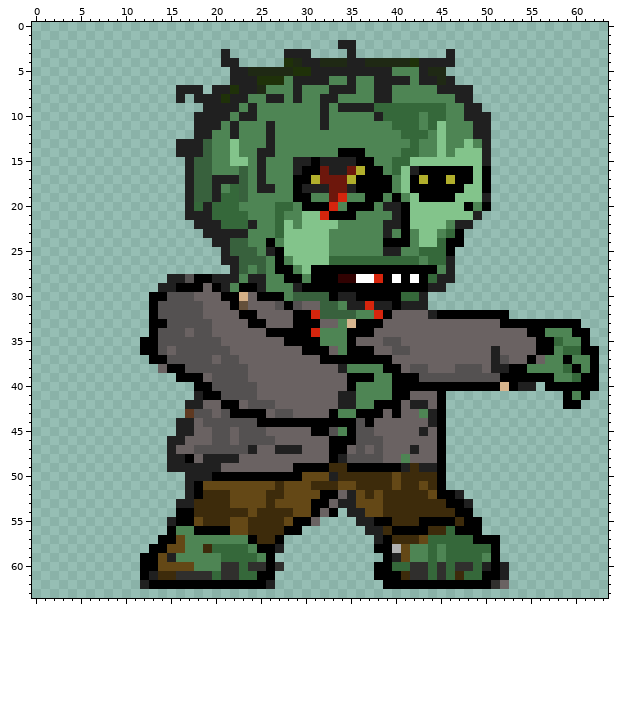
One commit to this pixel-art sprite: agam/assets/zb1-1.png. The first picture shows the starting point.
The file is 64x64 pixels.
Now the later version:
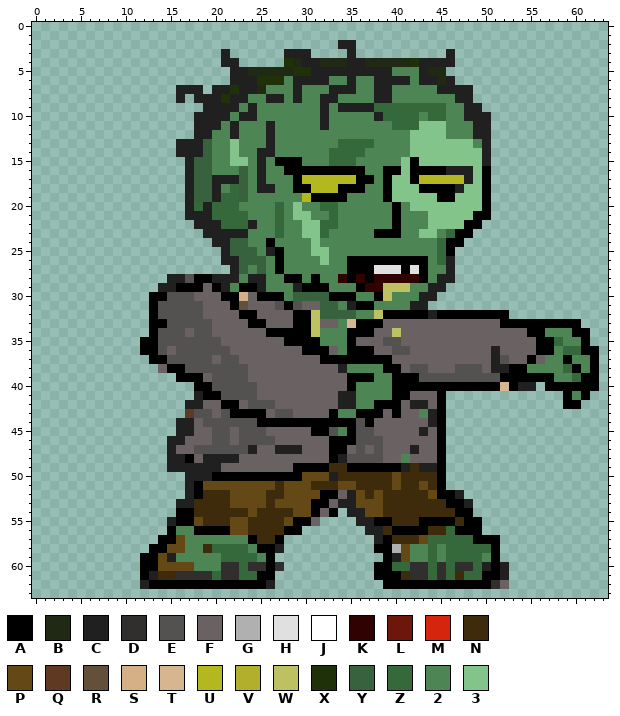
Palette (. is transparent): A #000000  B #1f2914  C #202020  D #302f2d  E #545151  F #6a6262  G #b0b0b0  H #e0e0e0  J #ffffff  K #310202  L #6d170c  M #d6250d  N #3d2b0b  P #644816  Q #5f3921  R #64503a  S #d5b087  T #d7b58e  U #b3b81f  V #b1af2c  W #bec162  X #1f3109  Y #38613d  Z #35683a  2 #4e8554  3 #83c48b
The exact change:
@@ x 25..52 @@
 10 2222222C22222CZZZZ2ZZ22CCC..
-11 2C22222C2222222ZZZ2Z3222CC..
-12 2C22222222222222ZZZ23222CC..
-13 2C222222222222222Z2232232C..
-14 CC2222222AAA2222ZZ2232333C..
-15 C222CCACCCCAA22ZZ33333333C..
-16 C222CAALCCLVAA2Z3CAAAAAA3A..
-17 C222AAVLLLVAAAA23AVAAVAA3A..
-18 CC22ACCCLLCAAAA23AAAAAA33A..
-19 2222AA22LM22AA2A23AAAA333C..
-20 22ZZ2AAAM2AAA2CCA333333A2A..
-21 22Z2233MAAA2222CA3333333C...
-22 22Z32333322222CCA33332CC....
-23 22Z33333222222C2A2332ZA.....
-24 2A233333222222AAA233ZAA.....
-25 2CA33333222222CC22ZZZA......
-26 Y2A23333ZZZZZZZZZZ2ZZC......
-27 Y2AA23AAAAAAAAAAAAAA2C......
-28 C22AA2AAAKKJJMAJAJAZCC......
-29 C222CAAAAAAAAAAAAAACC.......
-30 AAA2YYYYACCAAAAAZZC.........
-31 FFEAEFFYY2CCMCCACCC.........
-32 FFFFAAMYYYY22MAFFFFCAAAAAAAA
-33 AFFFAAAFF2TAAAFFFFFFFFFFFFFA
-34 FAAAAAM222AAAFFFFFFFFFFFFFFF
+11 2C22222C2222222ZZZ333222CC..
+12 2C2222222222222223333222CC..
+13 2C2222222ZZZZ222233333332C..
+14 CC222222ZZZZ2222233333333C..
+15 C2AAA222ZZZ222223A3333333C..
+16 C22AAAAAAAAA22AA3AAAACCC3A..
+17 C222AUUUUUUAA2A33AUUUUUC3A..
+18 CC22AAUUUAAA22A333AAAAC33A..
+19 22222UAAAA2222A33333AA333A..
+20 22Z2322ZZ222222A233333333A..
+21 22Z23322Z222222A22233333AA..
+22 22Z2233ZZ222222A2223333AA...
+23 22Z2233Z22222AAA22332ZAA....
+24 2A222232222222222222ZAA.....
+25 2CA22233222222222222ZA......
+26 Y2A2222322AAAAAAAAA2ZC......
+27 Y2A2222222AAAHHHAHA22C......
+28 C22AA2A22KAKAKKKKKA2CC......
+29 C222CAAA222AKKWWW22CC.......
+30 AAA2YYYYAAA22AW222CC........
+31 FFEAEFFYY2CAA2222CC.........
+32 FFFFAAWYYYY22WAAAAACAAAAAAAA
+33 AFFFAAWFF2TAAAFFFFFFFFFFFFFA
+34 FAAAAAW222AAAFFWFFFFFFFFFFFF
 35 FFFAAAA222AFFFEEFFFFFFFFFFFF
Boxes around the changes in both pictures, in picture pixels (x1, y1, x2, y2):
changed: (275, 121, 491, 337)
